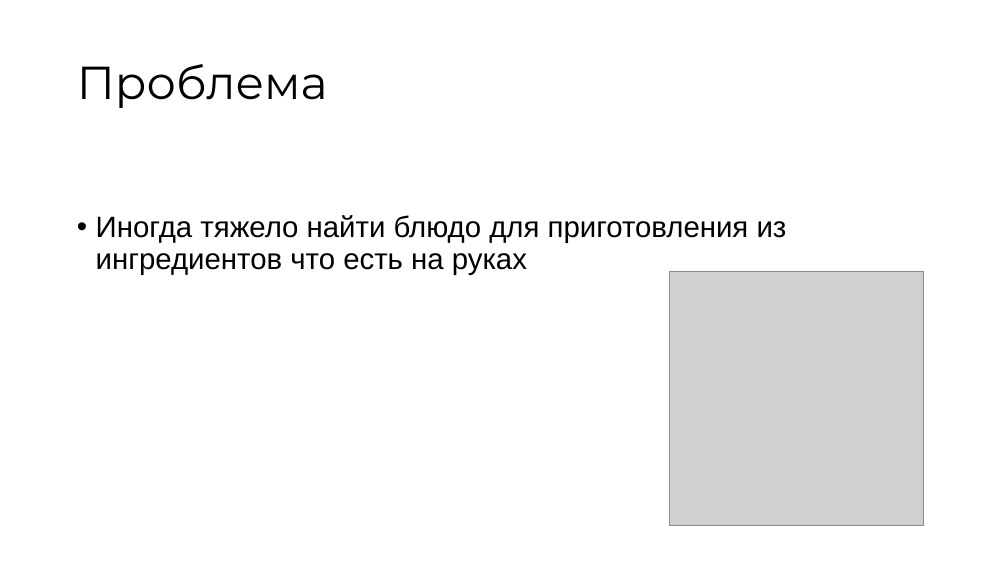
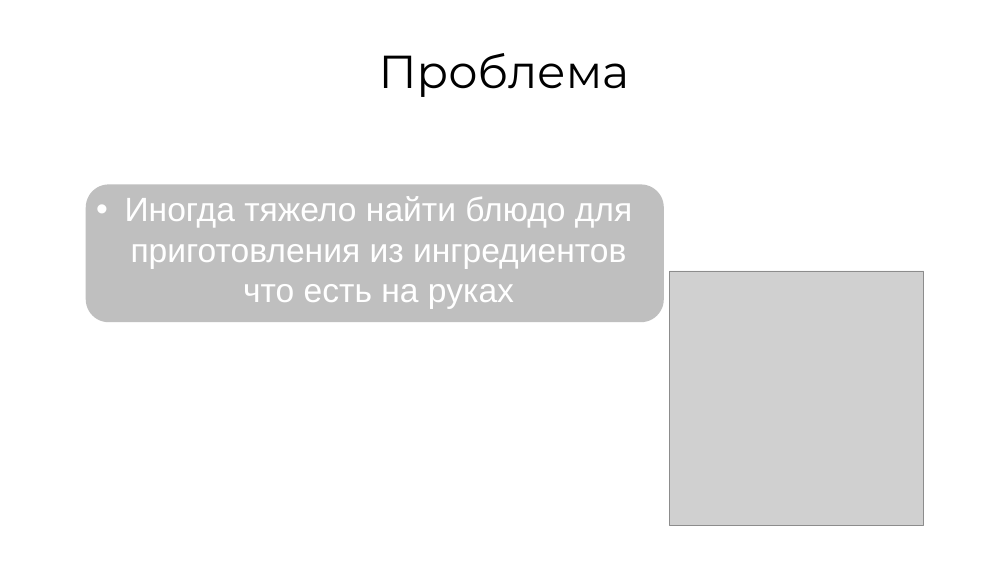
Before and after one commit to EstonaSSR/progect, a slide deck: slide 3 of Презентация к проекту.pptx. Drawn at 1008x567 pixels with LibreOffice and Linux fonts; fonts in the diff are those of the drawing; grey boxes stand for pictures. Boxes give left, top, right and bottom in pixels: in the first picture for what was removed or moved away, otherwise in the second. Text is boxed around its words. In the diff, an @@ line names an element or a change of style, - is before the commit and + after.

```diff
--- a/Презентация к проекту.pptx
+++ b/Презентация к проекту.pptx
@@ title "Проблема": place and size @@
-title "Проблема" at [77,64,328,108]
+title "Проблема" at [379,53,630,97]
@@ title "Проблема" at [379,53,630,97]: alignment left to centre; line spacing 0.9 to 1 @@
@@ text "Иногда тяжело найти блюдо для ...": place and size @@
-text "Иногда тяжело найти блюдо для ..." at [96,215,787,275]
+text "Иногда тяжело найти блюдо для ..." at [125,196,632,309]
@@ text "Иногда тяжело найти блюдо для ..." at [125,196,632,309]: size 28 to 32 pt, text colour #000000 to #FFFFFF; alignment left to centre; indent changed; line spacing 0.9 to 1; less space between paragraphs @@
@@ rounded rectangle added at [85,185,664,322], fill #BFBFBF @@
```
Also in this commit, not shown: 7 other slides changed.
